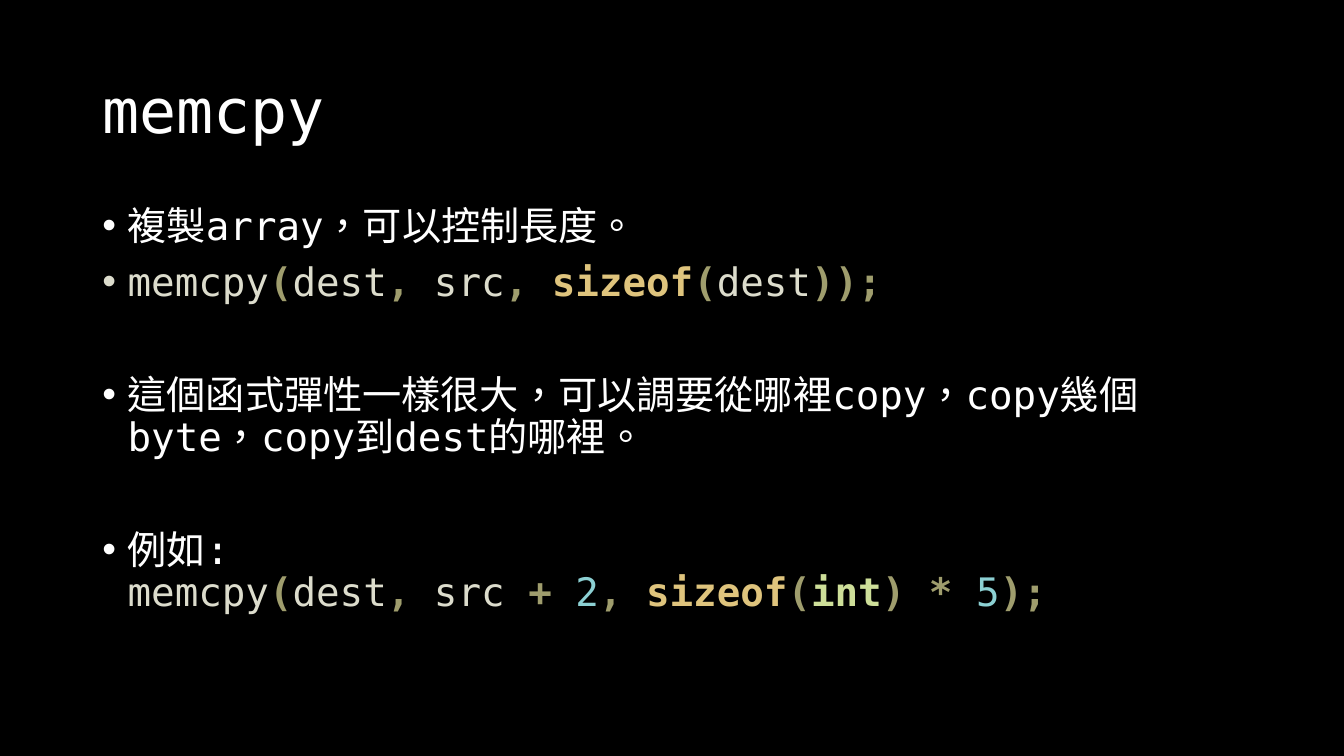
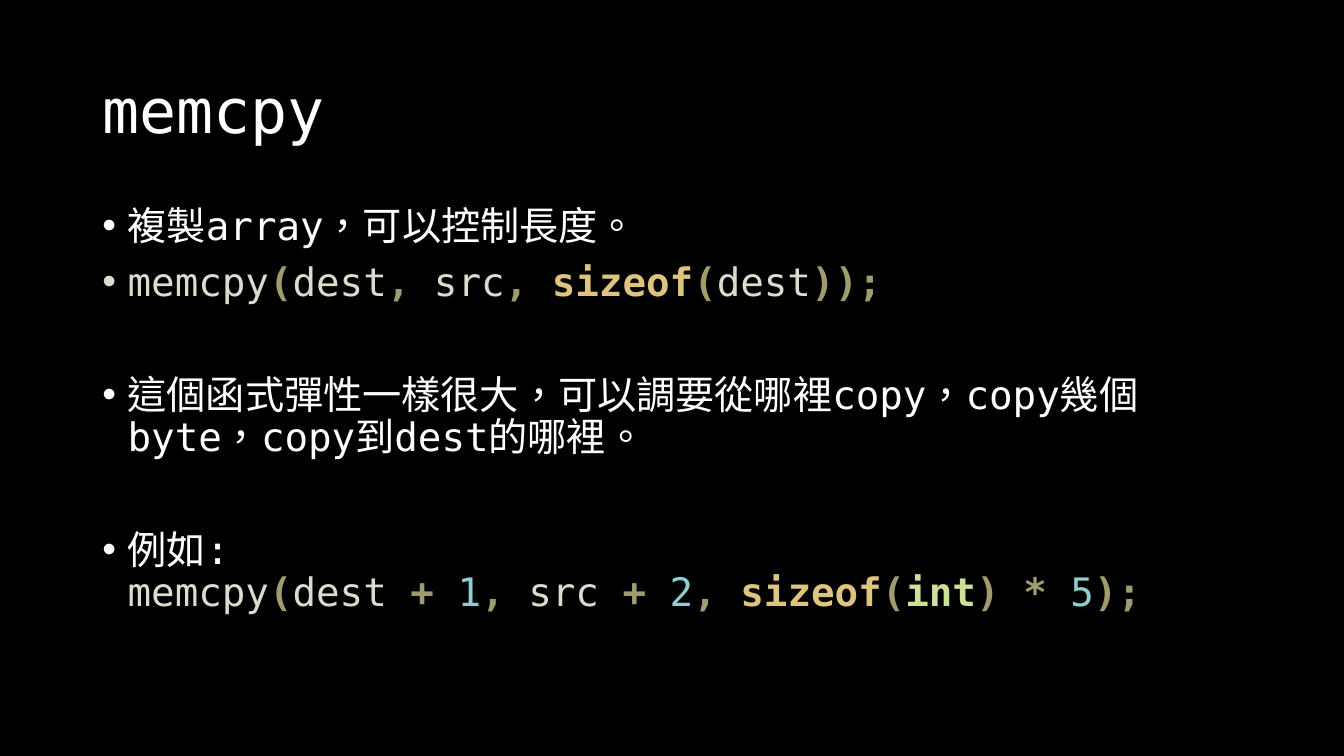
Before and after one commit to OEmiliatanO/those_c_prog_didnt_teach, a slide deck: slide 60 of Ch1/Ch1-basic.pptx (slide 59 before the commit). Drawn at 1344x756 pixels with LibreOffice and Linux fonts; fonts in the diff are those of the drawing. Boxes give left, top, right and bottom in pixels: in the first picture for what was removed or moved away, otherwise in the second. Text is boxed around its words. In the diff, an @@ line names an element or a change of style, - is before the commit and + after.

```diff
--- a/Ch1/Ch1-basic.pptx
+++ b/Ch1/Ch1-basic.pptx
@@ text at [128,531,1141,614]: text changed @@
-• 例如:
-  memcpy(dest, src + 2, sizeof(int) * 5);
+• 例如:
+  memcpy(dest + 1, src + 2, sizeof(int) * 5);
```
Also in this commit, not shown: 38 other slides changed, 7 slides added, 5 other files.
